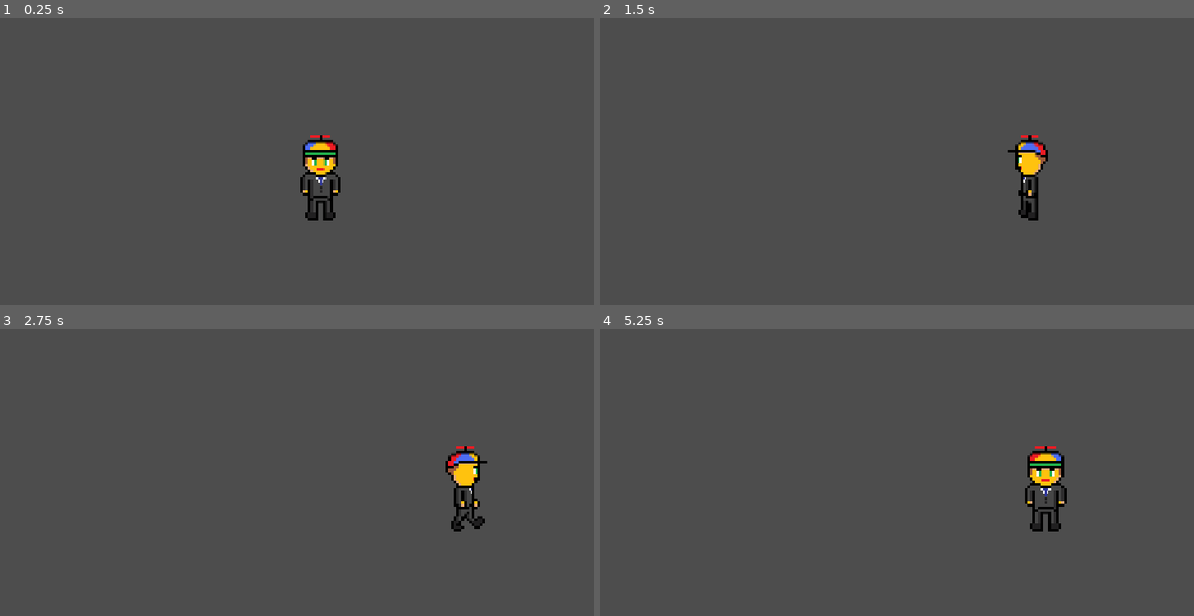
Above: before the commit, frames 1-4 (two rows, left to right).
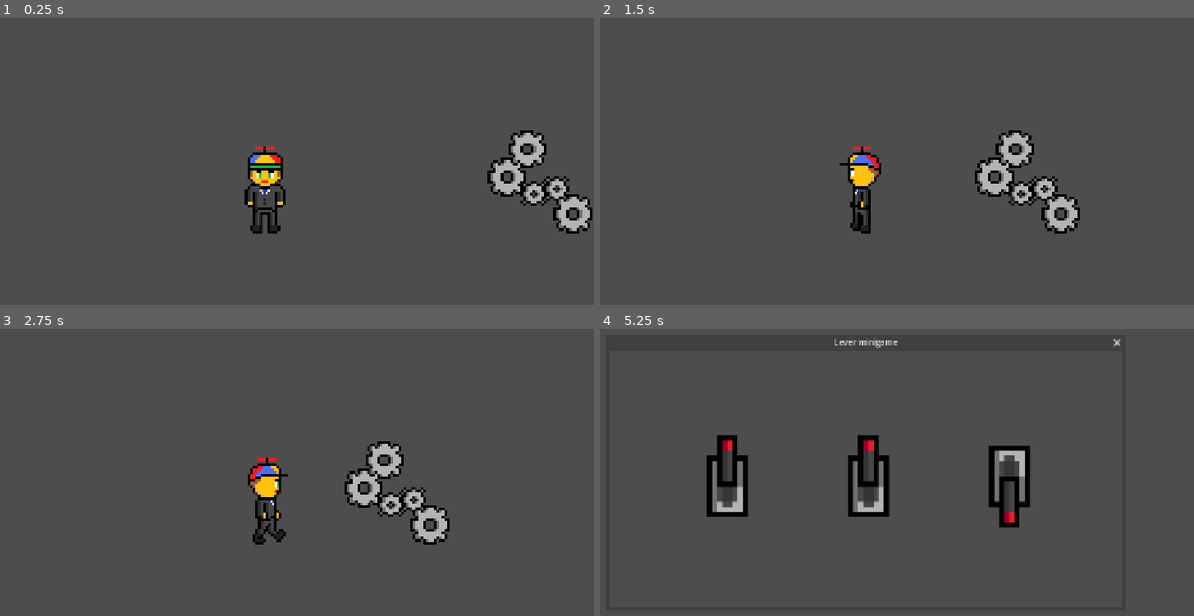
Above: after the commit, the same moments.

Repository: Chrisieee/very-serious-game
Game: Godot game, scene res://scenes/level_1.tscn
Same seed, same stepped clock (60 frames per second), same inputs: the game is played once before the commit and once after it.
Inputs (mouse positions are in pixels of both pictures, inside the frame that each line leads up to):
- Up to frame 1 (0.25 s): no input
- Up to frame 2 (1.5 s): hold D (right) 0.53-1.28 s; tap E (interact, bound only after the commit) at 0.6, 1.35 s; hold A (left) from 1.28 s (still down)
- Up to frame 3 (2.75 s): release A (left) at 2.03 s; hold D (right) from 2.03 s (still down); tap E (interact, bound only after the commit) at 2.1 s
- Up to frame 4 (5.25 s): tap E (interact, bound only after the commit) at 2.85, 3.5, 3.6 s; release D (right) at 3.53 s; hold A (left) 3.53-4.25 s; click (724, 478) at 4.27 s; click (867, 478) at 5.02 s

The runs differ from the first frame. In frame 1, 4.9% of the frame differs, in the area x 41-100%, y 39-76%; in frame 2, 4.0%; in frame 3, 4.6%; in frame 4, 5.3%, in the area x 17-88%, y 3-71%.

Commit message:
Interact met objecten en progressie aan eerste minigame

Diff:
--- /dev/null
+++ b/parts/gears.tscn
@@ -0,0 +1,56 @@
+[gd_scene format=3 uid="uid://b0vnlhsyvpw4g"]
+
+[ext_resource type="Texture2D" uid="uid://b1gecqvaxo8bk" path="res://src/images/gear.png" id="1_l656a"]
+[ext_resource type="Script" uid="uid://rv4qerojtl6" path="res://scripts/gears.gd" id="1_vw2y1"]
+[ext_resource type="Texture2D" uid="uid://c44nywrpcnn2o" path="res://src/images/gear1.png" id="2_vo74o"]
+
+[sub_resource type="RectangleShape2D" id="RectangleShape2D_odlsx"]
+size = Vector2(205, 202)
+
+[node name="gears" type="Area2D" unique_id=1995702643]
+script = ExtResource("1_vw2y1")
+
+[node name="Gear" type="Sprite2D" parent="." unique_id=1446678525]
+position = Vector2(-38, -38)
+scale = Vector2(0.5, 0.5)
+texture = ExtResource("1_l656a")
+
+[node name="Gear1" type="Sprite2D" parent="." unique_id=1436775519]
+position = Vector2(-70, -87)
+scale = Vector2(0.5, 0.5)
+texture = ExtResource("2_vo74o")
+
+[node name="Gear2" type="Sprite2D" parent="." unique_id=1356990856]
+position = Vector2(-115, -77)
+scale = Vector2(0.5, 0.5)
+texture = ExtResource("2_vo74o")
+
+[node name="Gear3" type="Sprite2D" parent="." unique_id=959842820]
+position = Vector2(-167, -109)
+scale = Vector2(0.5, 0.5)
+texture = ExtResource("1_l656a")
+
+[node name="Gear4" type="Sprite2D" parent="." unique_id=559991714]
+position = Vector2(-127, -164)
+scale = Vector2(0.5, 0.5)
+texture = ExtResource("1_l656a")
+
+[node name="CollisionShape2D" type="CollisionShape2D" parent="." unique_id=2042861251]
+position = Vector2(-102, -101)
+shape = SubResource("RectangleShape2D_odlsx")
+
+[node name="label" type="RichTextLabel" parent="." unique_id=1941313953]
+visible = false
+anchors_preset = 5
+anchor_left = 0.5
+anchor_right = 0.5
+offset_left = -268.5
+offset_top = -313.0
+offset_right = 64.5
+offset_bottom = -267.0
+grow_horizontal = 2
+bbcode_enabled = true
+text = "[font_size=32] press \"e\" to interact"
+
+[connection signal="body_entered" from="." to="." method="_on_body_entered"]
+[connection signal="body_exited" from="." to="." method="_on_body_exited"]
--- a/project.godot
+++ b/project.godot
@@ -14,6 +14,10 @@
 run/main_scene="uid://b7wpa27d27wsh"
 config/features=PackedStringArray("4.7", "GL Compatibility")
 config/icon="res://icon.svg"
+
+[autoload]
+
+MinigameManager="*uid://csrf52ybajxlq"
 
 [display]
 
@@ -36,6 +40,11 @@
 , Object(InputEventKey,"resource_local_to_scene":false,"resource_name":"","device":-1,"window_id":0,"alt_pressed":false …(186 unchanged characters)…
 ]
 }
+interact={
+"deadzone": 0.2,
+"events": [Object(InputEventKey,"resource_local_to_scene":false,"resource_name":"","device":-1,"window_id":0,"alt_pressed":false,"shift_pressed":false,"ctrl_pressed":false,"meta_pressed":false,"pressed":false,"keycode":0,"physical_keycode":69,"key_label":0,"unicode":101,"location":0,"echo":false,"script":null)
+]
+}
 
 [physics]
 
--- a/scenes/level_1.tscn
+++ b/scenes/level_1.tscn
@@ -1,8 +1,35 @@
 [gd_scene format=3 uid="uid://b7wpa27d27wsh"]
 
 [ext_resource type="PackedScene" uid="uid://d2h0o4hste43r" path="res://parts/player.tscn" id="1_014kd"]
+[ext_resource type="PackedScene" uid="uid://b0vnlhsyvpw4g" path="res://parts/gears.tscn" id="2_bswci"]
+[ext_resource type="Script" uid="uid://mcy5npn5bpup" path="res://scripts/minigame_container.gd" id="3_rus8k"]
 
 [node name="level1" type="Node2D" unique_id=2074154245]
 
+[node name="gears" parent="." unique_id=1995702643 instance=ExtResource("2_bswci")]
+position = Vector2(1277, 487)
+
 [node name="player" parent="." unique_id=199731064 instance=ExtResource("1_014kd")]
-position = Vector2(744, 384)
+position = Vector2(636, 408)
+
+[node name="camera" type="Camera2D" parent="player" unique_id=1174047530]
+position = Vector2(3, 0)
+limit_left = 0
+limit_top = 0
+limit_right = 2560
+limit_bottom = 720
+
+[node name="minigameContainer" type="Control" parent="player/camera" unique_id=881569690]
+layout_mode = 3
+anchors_preset = 15
+anchor_right = 1.0
+anchor_bottom = 1.0
+offset_left = -639.0
+offset_top = -408.0
+offset_right = -639.0
+offset_bottom = -408.0
+grow_horizontal = 2
+grow_vertical = 2
+size_flags_horizontal = 3
+size_flags_vertical = 3
+script = ExtResource("3_rus8k")
--- /dev/null
+++ b/scenes/minigames/lever_minigame.tscn
@@ -0,0 +1,69 @@
+[gd_scene format=3 uid="uid://b5i6w51k2jywl"]
+
+[ext_resource type="Script" uid="uid://bws3coc7tgkl" path="res://scripts/lever_minigame.gd" id="1_yxu7n"]
+[ext_resource type="Script" uid="uid://27ksy44y43q5" path="res://scripts/lever.gd" id="2_ecm6j"]
+[ext_resource type="Texture2D" uid="uid://dkkqwkg6ki4jv" path="res://src/images/lever-down.png" id="3_e77q5"]
+[ext_resource type="Texture2D" uid="uid://c8owyu82v4o24" path="res://src/images/lever-up.png" id="3_ncafp"]
+
+[node name="leverMinigame" type="Node2D" unique_id=1118470877]
+script = ExtResource("1_yxu7n")
+
+[node name="Window" type="Window" parent="." unique_id=509886243]
+oversampling_override = 1.0
+title = "Lever minigame"
+initial_position = 1
+size = Vector2i(1000, 500)
+
+[node name="TextureButton" type="TextureButton" parent="Window" unique_id=516025343]
+anchors_preset = 8
+anchor_left = 0.5
+anchor_top = 0.5
+anchor_right = 0.5
+anchor_bottom = 0.5
+offset_left = -350.0
+offset_top = -100.0
+offset_right = -200.0
+offset_bottom = 100.0
+grow_horizontal = 2
+grow_vertical = 2
+texture_normal = ExtResource("3_e77q5")
+script = ExtResource("2_ecm6j")
+leverId = 1
+offTexture = ExtResource("3_e77q5")
+onTexture = ExtResource("3_ncafp")
+
+[node name="TextureButton2" type="TextureButton" parent="Window" unique_id=1920123550]
+anchors_preset = 8
+anchor_left = 0.5
+anchor_top = 0.5
+anchor_right = 0.5
+anchor_bottom = 0.5
+offset_left = -75.0
+offset_top = -100.0
+offset_right = 75.0
+offset_bottom = 100.0
+grow_horizontal = 2
+grow_vertical = 2
+texture_normal = ExtResource("3_e77q5")
+script = ExtResource("2_ecm6j")
+leverId = 2
+offTexture = ExtResource("3_e77q5")
+onTexture = ExtResource("3_ncafp")
+
+[node name="TextureButton3" type="TextureButton" parent="Window" unique_id=624746950]
+anchors_preset = 8
+anchor_left = 0.5
+anchor_top = 0.5
+anchor_right = 0.5
+anchor_bottom = 0.5
+offset_left = 200.0
+offset_top = -100.0
+offset_right = 350.0
+offset_bottom = 100.0
+grow_horizontal = 2
+grow_vertical = 2
+texture_normal = ExtResource("3_e77q5")
+script = ExtResource("2_ecm6j")
+leverId = 3
+offTexture = ExtResource("3_e77q5")
+onTexture = ExtResource("3_ncafp")
--- /dev/null
+++ b/scripts/gears.gd
@@ -0,0 +1,17 @@
+extends Area2D
+
+func _on_body_entered(body) -> void:
+	if body.name == "player":
+		body.current_interactable = self
+		$label.visible = true
+		print("enter")
+
+
+func _on_body_exited(body) -> void:
+	if body.name == "player":
+		body.current_interactable = null
+		$label.visible = false
+		print("exit")
+
+func interact():
+	MinigameManager.start_random_minigame()
--- /dev/null
+++ b/scripts/lever.gd
@@ -0,0 +1,18 @@
+extends TextureButton
+
+signal pulled(lever_id)
+
+@export var leverId: int
+@export var offTexture: Texture2D
+@export var onTexture: Texture2D
+
+var isOn = false
+
+func _pressed():
+	isOn = !isOn
+
+	if isOn:
+		texture_normal = onTexture
+		pulled.emit(leverId)
+	else:
+		texture_normal = offTexture
--- /dev/null
+++ b/scripts/lever_minigame.gd
@@ -0,0 +1,10 @@
+extends Node2D
+
+@onready var window = $Window
+
+func _ready():
+	window.close_requested.connect(_on_close_requested)
+
+func _on_close_requested():
+	MinigameManager.close_minigame()
+	queue_free()
--- /dev/null
+++ b/scripts/minigame_container.gd
@@ -0,0 +1,4 @@
+extends Control
+
+func _ready():
+	add_to_group("minigame_container")
--- /dev/null
+++ b/scripts/minigame_manager.gd
@@ -0,0 +1,21 @@
+extends Node
+
+var minigames = [
+	preload("res://scenes/minigames/lever_minigame.tscn"),
+]
+
+func start_random_minigame():
+	if minigames.is_empty(): return
+
+	var container = get_tree().get_first_node_in_group("minigame_container")
+	var player = get_tree().current_scene.get_node("player")
+
+	var random_scene = minigames.pick_random()
+	var game = random_scene.instantiate()
+
+	container.add_child(game)
+	player.ableToMove = false
+
+func close_minigame():
+	var player = get_tree().current_scene.get_node("player")
+	player.ableToMove = true
--- a/scripts/player.gd
+++ b/scripts/player.gd
@@ -4,13 +4,22 @@
 var screen_size
 
 @onready var sprite = $AnimatedSprite2D
+var current_interactable = null
+var ableToMove = true
 
 func _ready():
 	sprite.play("idle")
 	screen_size = get_viewport_rect().size
 
+func _process(delta):
+	if Input.is_action_just_pressed("interact"):
+		if current_interactable:
+			current_interactable.interact() #interacten met objecten
+
 func _physics_process(delta):
 	var velocity = Vector2.ZERO
+
+	if (!ableToMove): return #wanneer je in minigame zit kan je niet moven
 
 	if Input.is_action_pressed("right"):
 		velocity.x += 1
Not shown, added: scripts/gears.gd.uid
Not shown, added: scripts/lever.gd.uid
Not shown, added: scripts/lever_minigame.gd.uid
Not shown, added: scripts/minigame_container.gd.uid
Not shown, added: scripts/minigame_manager.gd.uid
Binary file added: src/images/gear.png
Not shown, added: src/images/gear.png.import
Binary file added: src/images/gear1.png
Not shown, added: src/images/gear1.png.import
Binary file added: src/images/lever-down.png
Not shown, added: src/images/lever-down.png.import
Binary file added: src/images/lever-up.png
(and 6 more such lines)
